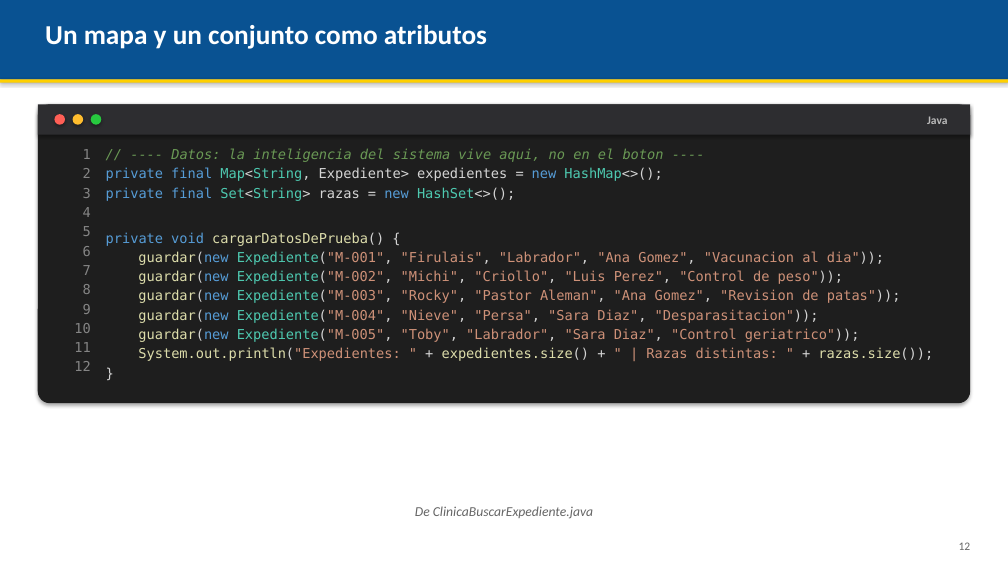
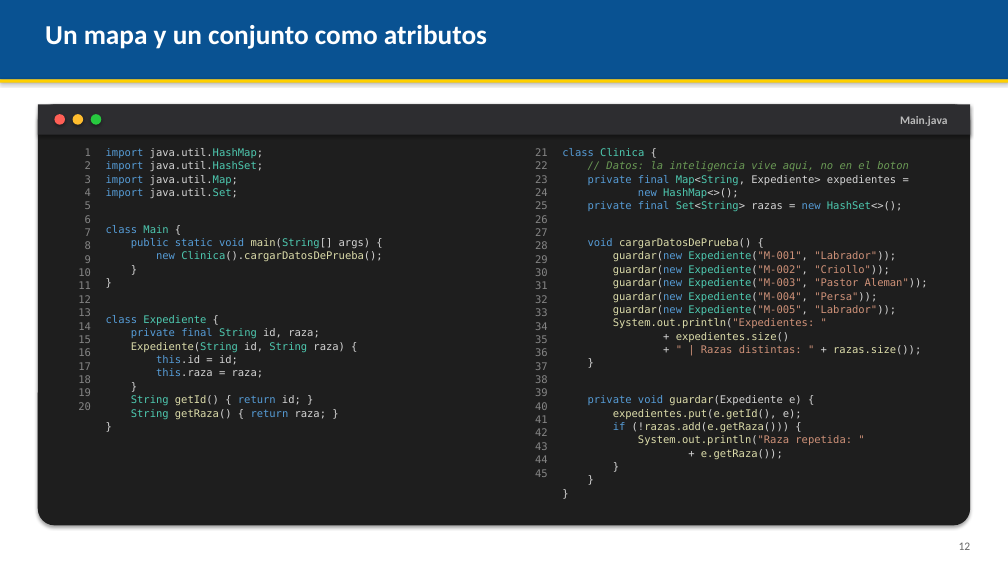
Before and after one commit to AndresDFX/UNIAJ, a slide deck: slide 12 of Programacion II/Clases/Clase 4 - Mapas conjuntos e interfaces graficas GUI/Presentacion.pptx. Drawn at 1008x567 pixels with LibreOffice and Linux fonts; fonts in the diff are those of the drawing. Boxes give left, top, right and bottom in pixels: in the first picture for what was removed or moved away, otherwise in the second. Text is boxed around its words. In the diff, an @@ line names an element or a change of style, - is before the commit and + after.

```diff
--- a/Programacion II/Clases/Clase 4 - Mapas conjuntos e interfaces graficas GUI/Presentacion.pptx
+++ b/Programacion II/Clases/Clase 4 - Mapas conjuntos e interfaces graficas GUI/Presentacion.pptx
@@ rounded rectangle: place and size @@
-rounded rectangle at (38,104,970,403)
+rounded rectangle at (38,104,970,526)
@@ text at (900,116,947,126): text changed @@
-Java
+Main.java
@@ text at (78,148,91,303): size 13 to 10 pt in "1", "2", "3", "4" and 8 more places; less space between paragraphs @@
@@ text added at (106,148,383,419), 10 pt, text #D4D4D4 @@
+import java.util.HashMap;
+import java.util.HashSet;
+import java.util.Map;
+import java.util.Set;
+class Main {
+public static void main(String[] args) {
+new Clinica().cargarDatosDePrueba();
+}
+}
+class Expediente {
+private final String id, raza;
+Expediente(String id, String raza) {
+this.id = id;
+this.raza = raza;
+}
+String getId() { return id; }
+String getRaza() { return raza; }
+}
@@ text added at (535,148,548,477), 10 pt, text #858585 @@
+21
+22
+23
+24
+25
+26
+27
+28
+29
+30
+31
+32
+33
+34
+35
+36
+37
+38
+39
+40
+41
+42
+43
+44
+45
@@ text "class Clinica {": place and size @@
-text "class Clinica {" at (106,148,933,361)
+text "class Clinica {" at (562,148,928,459)
@@ text at (562,148,909,198): text changed; size 13 to 10 pt @@
-// ---- Datos: la inteligencia del sistema vive aqui, no en el boton ----
-private final Map<String, Expediente> expedientes = new HashMap<>();
+class Clinica {
+// Datos: la inteligencia vive aqui, no en el boton
+private final Map<String, Expediente> expedientes =
+new HashMap<>();
@@ text at (588,201,903,211): size 13 to 10 pt in "private final Set<String> razas = new HashSet<>();", "}"; less space between paragraphs @@
@@ text at (588,238,928,355): text changed; size 13 to 10 pt @@
-private void cargarDatosDePrueba() {
-guardar(new Expediente("M-001", "Firulais", "Labrador", "Ana Gomez", "Vacunacion al dia"));
-guardar(new Expediente("M-002", "Michi", "Criollo", "Luis Perez", "Control de peso"));
-guardar(new Expediente("M-003", "Rocky", "Pastor Aleman", "Ana Gomez", "Revision de patas"));
-guardar(new Expediente("M-004", "Nieve", "Persa", "Sara Diaz", "Desparasitacion"));
-guardar(new Expediente("M-005", "Toby", "Labrador", "Sara Diaz", "Control geriatrico"));
-System.out.println("Expedientes: " + expedientes.size() + " | Razas distintas: " + razas.size());
+void cargarDatosDePrueba() {
+guardar(new Expediente("M-001", "Labrador"));
+guardar(new Expediente("M-002", "Criollo"));
+guardar(new Expediente("M-003", "Pastor Aleman"));
+guardar(new Expediente("M-004", "Persa"));
+guardar(new Expediente("M-005", "Labrador"));
+System.out.println("Expedientes: "
++ expedientes.size()
++ " | Razas distintas: " + razas.size());
@@ text at (78,308,91,410): paragraphs added @@
+13
+14
+15
+16
+17
+18
+19
+20
@@ text at (588,395,852,459): paragraphs added @@
+private void guardar(Expediente e) {
+expedientes.put(e.getId(), e);
+if (!razas.add(e.getRaza())) {
+System.out.println("Raza repetida: "
++ e.getRaza());
+}
+}
+}
@@ text removed at (415,506,593,519) @@
-De ClinicaBuscarExpediente.java
```
Also in this commit, not shown: 7 other slides changed, 53 other files.
